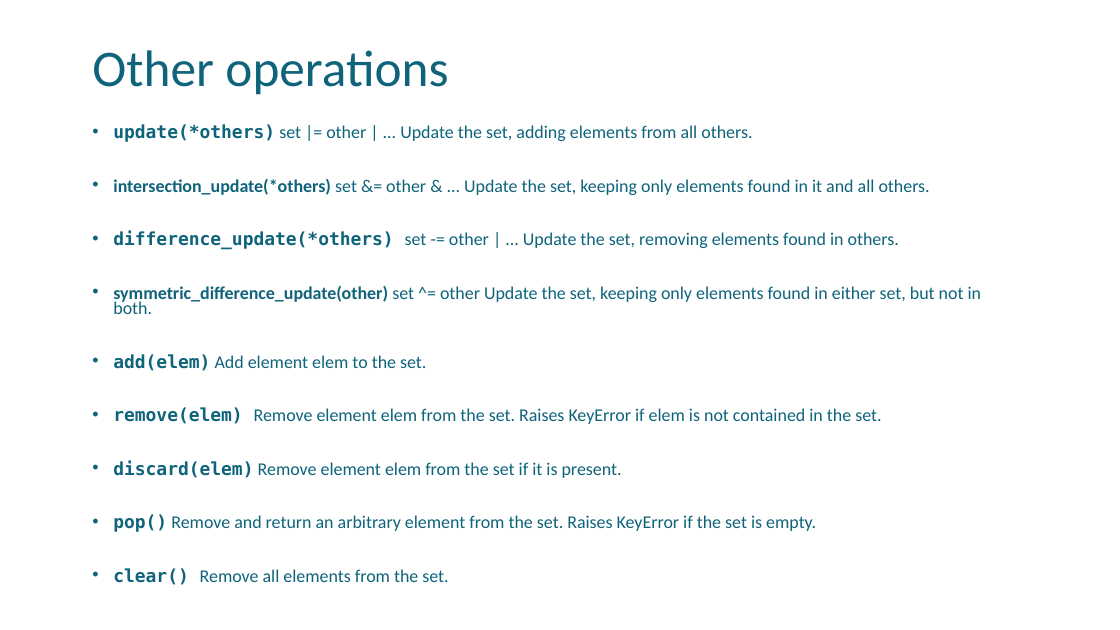
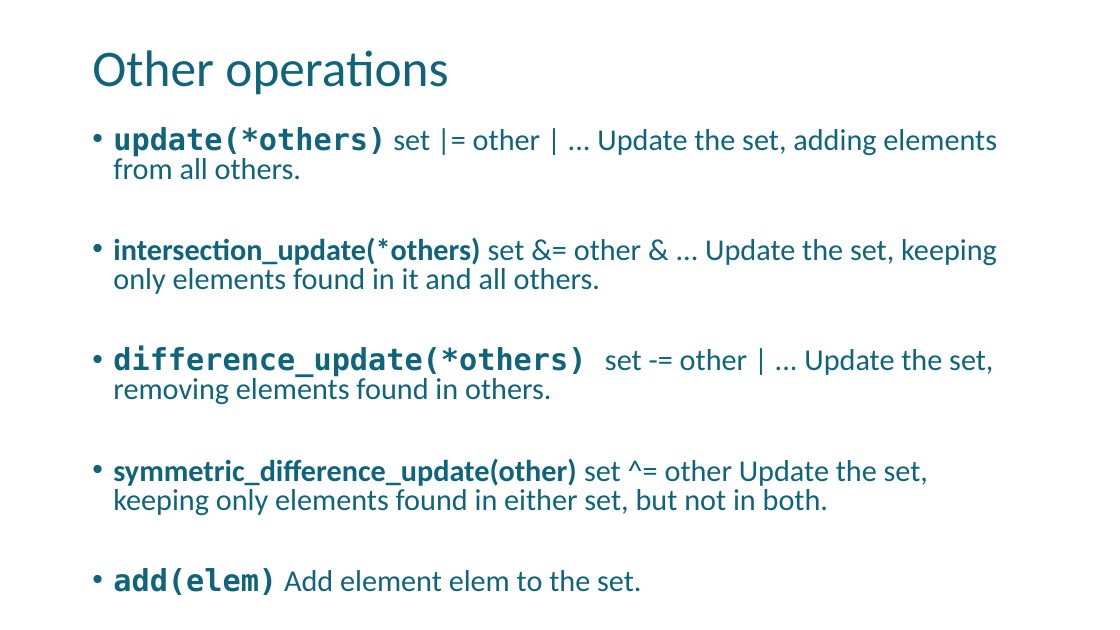
Before and after one commit to uday87j/teach_python, a slide deck: slide 12 of fundamentals/7-Set.pptx. Drawn at 1120x630 pixels with LibreOffice and Linux fonts; fonts in the diff are those of the drawing. Boxes give left, top, right and bottom in pixels: in the first picture for what was removed or moved away, otherwise in the second. Text is boxed around its words. In the diff, an @@ line names an element or a change of style, - is before the commit and + after.

```diff
--- a/fundamentals/7-Set.pptx
+++ b/fundamentals/7-Set.pptx
@@ text "update(*others) set |= other | ..." at (113, 127, 997, 595): size 15.4 to 25.9 pt; line spacing 0.7 to 0.8 @@
@@ text at (113, 407, 881, 585): paragraphs removed @@
-• remove(elem) Remove element elem from the set. Raises KeyError if elem is not contained in the set.
-• discard(elem) Remove element elem from the set if it is present.
-• pop() Remove and return an arbitrary element from the set. Raises KeyError if the set is empty.
-• clear() Remove all elements from the set.
```
Also in this commit, not shown: 4 other slides changed, 2 slides added.
